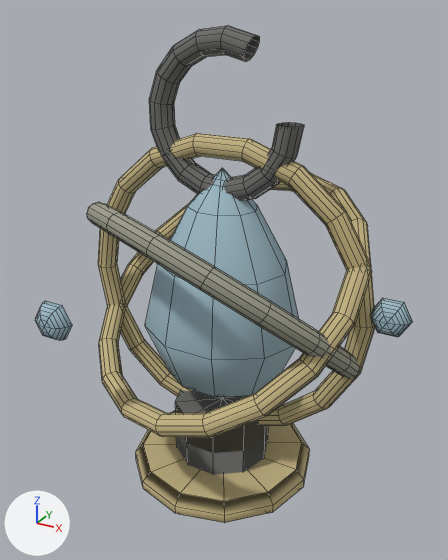
Two versions of the OBJ model assets/models/items/philosophers_stone.obj, one commit apart.
Before and after are seen from a 50 mm camera at (1.17, -2.12, 1.11) aimed at (0.02, -0.03, 0.06). Arrows for +X, +Y and +Z are at lower left; the lights stay in place. The picture after the commit comes second. Mesh edges are drawn as thin lines. Where no turn or scale is listed for an object, it has been applied to the vertices. Vertices at exactly the same position are counted once.

The first picture shows 'philosophers_stone'.
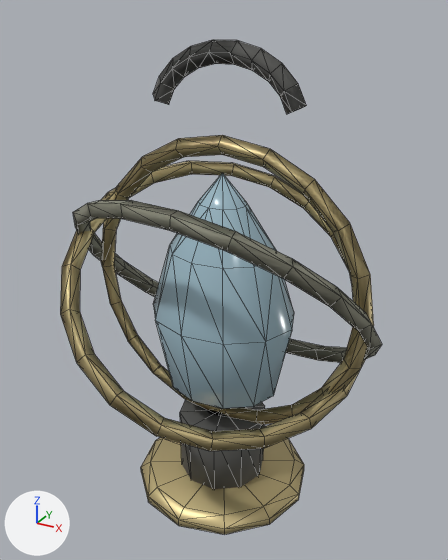
Where the change shows, as pixel boxes (x1, y1, x2, y2) in the pictures (448 x 560 px):
'philosophers_stone', surface changed, reshaped (15% narrower)
    before: (35, 26, 413, 523)
    after: (60, 40, 382, 535)
part 1 of me_philosophers_stone, rebuilt (7% wider, 46% shorter)
    before: (87, 133, 375, 437)
    after: (73, 200, 382, 363)
part 2 of me_philosophers_stone, rebuilt (57% shorter)
    before: (149, 26, 304, 201)
    after: (153, 40, 307, 114)
part 3 of me_philosophers_stone, rebuilt (8% narrower, 38% taller)
    before: (145, 168, 299, 397)
    after: (153, 173, 294, 489)
part 4 of me_philosophers_stone, added
    after: (101, 135, 374, 425)
part 5 of me_philosophers_stone, added
    after: (60, 161, 365, 451)
part 6 of me_philosophers_stone, added (beige)
    after: (141, 425, 304, 535)
part 7 of me_philosophers_stone, deleted (blue)
    before: (370, 298, 413, 337)
part 8 of me_philosophers_stone, deleted (blue)
    before: (35, 301, 72, 341)
part 9 of me_philosophers_stone, deleted
    before: (136, 390, 310, 523)

Diff of the bpy script that builds the scene:
```diff
--- a/assets/models/items/philosophers_stone.obj.py
+++ b/assets/models/items/philosophers_stone.obj.py
@@ mat_ritual_gold @@
 n0 = _N.new('ShaderNodeBsdfPrincipled'); n0.name = 'Principled BSDF'
 n0.inputs[0].default_value = (0.569, 0.467, 0.235, 1.0)  # 'Base Color', beige #c7b685
-n0.inputs[2].default_value = 1.0  # 'Roughness'
+n0.inputs[1].default_value = 0.75  # 'Metallic'
+n0.inputs[2].default_value = 0.48  # 'Roughness'
 n1 = _N.new('ShaderNodeOutputMaterial'); n1.name = 'Material Output'
-n2 = _N.new('ShaderNodeTexImage'); n2.name = 'Image Texture'
-n2.image = img_gold_png
-n2.projection = 'SPHERE'
-_L.new(n2.outputs[0], n0.inputs[1])  # 'Color' to 'Metallic'
 _L.new(n0.outputs[0], n1.inputs[0])  # 'BSDF' to 'Surface'
@@ mat_oxidized_bronze @@
 mat_oxidized_bronze.roughness = 1.0
+mat_oxidized_bronze.metallic = 0.7
@@ mat_wrought_iron @@
 mat_wrought_iron.roughness = 1.0
+mat_wrought_iron.metallic = 0.8
@@ me_philosophers_stone @@
 # used by ob_philosophers_stone; location = (0.0, 0.0, 0.0)
-me_philosophers_stone.from_pydata(...)  # 1048 vertices, 1082 faces; spans x -0.67..0.8, y -0.68..0.62, z -0.93..1.05
+me_philosophers_stone.from_pydata(...)  # 449 vertices, 1156 faces; spans x -0.69..0.69, y -0.6..0.6, z -1.01..1.0
+# me_philosophers_stone part 1: the loose piece of 640 vertices spanning x -0.67..0.67, y -0.54..0.54, z -0.65..0.65 is rebuilt with 80 vertices and now spans x -0.69..0.69, y -0.49..0.49, z -0.49..0.49, in mat_oxidized_bronze (grey #9d9d8d)
+# me_philosophers_stone part 2: the loose piece of 180 vertices spanning x -0.33..0.33, y -0.05..0.05, z 0.39..1.05 is rebuilt with 40 vertices and now spans x -0.33..0.33, y -0.02..0.06, z 0.75..1.0
+# me_philosophers_stone part 3: the loose piece of 42 vertices spanning x -0.36..0.36, y -0.29..0.29, z -0.52..0.53 is rebuilt with 67 vertices and now spans x -0.31..0.33, y -0.26..0.26, z -0.95..0.51
+# me_philosophers_stone part 4: a new loose piece of 80 vertices spanning x -0.66..0.66, y -0.04..0.04, z -0.66..0.66, in mat_ritual_gold (beige #c7b685)
+# me_philosophers_stone part 5: a new loose piece of 80 vertices spanning x -0.6..0.6, y -0.6..0.6, z -0.45..0.45, in mat_ritual_gold (beige #c7b685)
+# me_philosophers_stone part 6: a new loose piece of 50 vertices spanning x -0.4..0.4, y -0.4..0.4, z -1.01..-0.91, in mat_ritual_gold (beige #c7b685)
+# me_philosophers_stone part 7: the loose piece of 38 vertices spanning x 0.64..0.8, y -0.06..0.0, z -0.02..0.12 is deleted
+# me_philosophers_stone part 8: the loose piece of 38 vertices spanning x -0.44..-0.28, y -0.68..-0.62, z -0.02..0.12 is deleted
+# me_philosophers_stone part 9
+# 72 vertices are removed from x -0.42..0.42, y -0.42..0.42, z -0.93..-0.55
+# 90 faces are deleted
+# other edits to the shape of me_philosophers_stone do not show in these pictures
 me_philosophers_stone.materials.append(mat_crystal)
```
